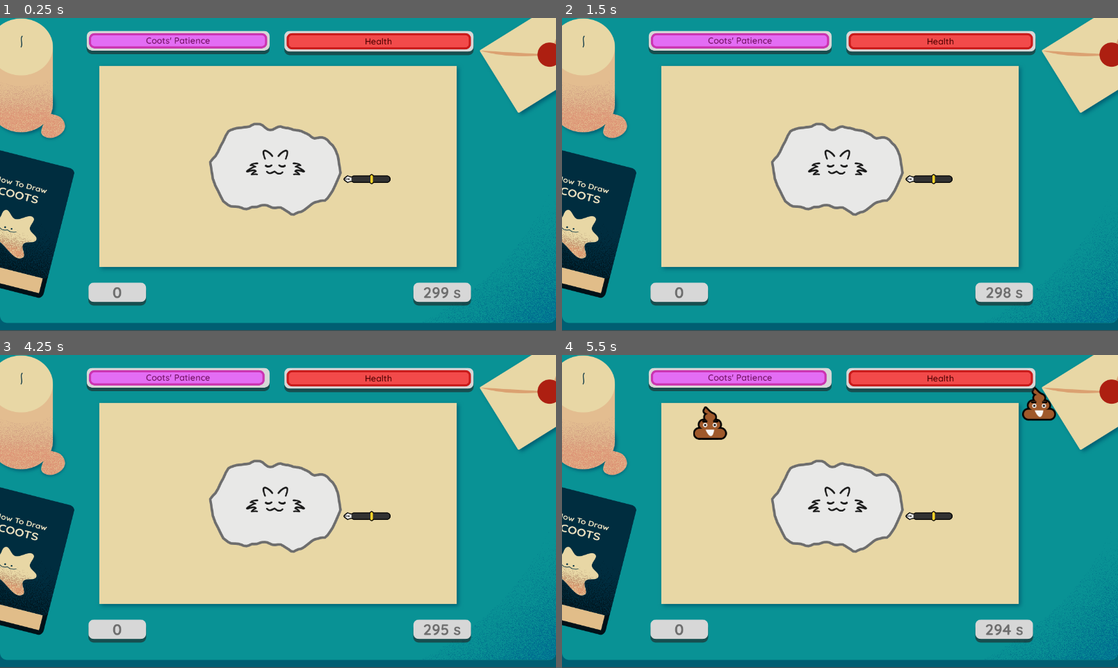
Above: before the commit, frames 1-4 (two rows, left to right).
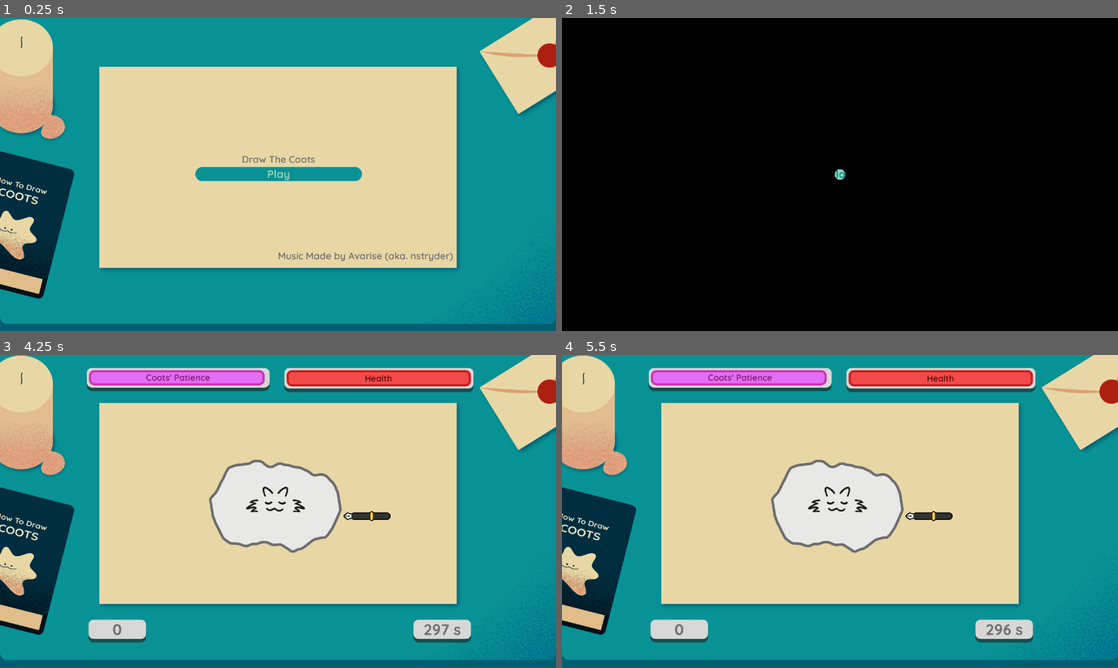
Above: after the commit, the same moments.

Repository: RechieKho/draw-the-coots
Game: Godot game, scene res://scenes/main-menu/main-menu.tscn
Two runs of this game, one before a commit and one after it. Both use one fixed random seed, a clock stepped at 60 frames per second and the inputs below. Before the commit the project starts from res://scenes/drawing-stage/drawing-stage.tscn.
Inputs (mouse positions are in pixels of both pictures, inside the frame that each line leads up to):
- Up to frame 1 (0.25 s): no input
- Up to frame 2 (1.5 s): click (840, 174) at 0.5 s, where only the run after the commit has a clickable "Play"; click (840, 174) at 1.25 s, where only the run after the commit has a clickable "Play"
- Up to frame 3 (4.25 s): move the mouse to (278, 505) at 2.02 s; click (278, 505) at 2.17 s; move the mouse to (361, 502) at 2.77 s; click (361, 502) at 2.92 s; tap Enter at 3.5 s; move the mouse to (333, 442) at 3.52 s; click (333, 442) at 3.67 s
- Up to frame 4 (5.5 s): move the mouse to (812, 574) at 4.27 s; click (812, 574) at 4.42 s; move the mouse to (1006, 558) at 5.02 s; click (1006, 558) at 5.17 s

The runs differ from the first frame. In frame 1, 15% of the frame differs, in the area x 0-100%, y 0-100%; in frame 2, 100%; in frame 3, less than 0.1%; in frame 4, 0.9%.

Commit message:
Add BGM. Add Main Menu.

Diff:
--- a/default_bus_layout.tres
+++ b/default_bus_layout.tres
@@ -2,3 +2,9 @@
 
 [resource]
 bus/0/volume_db = 1.45601
+bus/1/name = "BGM"
+bus/1/solo = false
+bus/1/mute = false
+bus/1/bypass_fx = false
+bus/1/volume_db = -3.6179
+bus/1/send = "Master"
--- a/project.godot
+++ b/project.godot
@@ -51,13 +51,14 @@
 [application]
 
 config/name="Draw the Coots"
-run/main_scene="res://scenes/drawing-stage/drawing-stage.tscn"
+run/main_scene="res://scenes/main-menu/main-menu.tscn"
 config/icon="res://icon.png"
 
 [autoload]
 
 Camera2DUtility="*res://prefabs/Camera/Camera2DUtility.gd"
 GFX="*res://prefabs/GFX/GFX.gd"
+BGM="*res://scripts/BGM.gd"
 
 [display]
 
--- a/scenes/dead/dead.gd
+++ b/scenes/dead/dead.gd
@@ -2,10 +2,12 @@
 
 
 
+func _ready():
+	BGM.current_music = null
 
 func _on_RedrawButton_button_up():
 	GFX.change_scene("res://scenes/drawing-stage/drawing-stage.tscn")
 
 
 func _on_MainMenu_button_up():
-	pass # Replace with function body.
+	GFX.change_scene("res://scenes/main-menu/main-menu.tscn")
--- a/scenes/drawing-stage/drawing-stage.gd
+++ b/scenes/drawing-stage/drawing-stage.gd
@@ -15,6 +15,8 @@
 var points : PoolVector2Array = []
 
 func _ready():
+	BGM.volume_db = 0
+	BGM.current_music = preload("res://assets/audio/Morning routine.wav")
 	create_tween().tween_property(
 		$SpawnTimer, "wait_time", 1.0, difficulty_increment_duration
 	)
--- a/scenes/drawing-stage/drawing-stage.tscn
+++ b/scenes/drawing-stage/drawing-stage.tscn
@@ -14,7 +14,6 @@
 [ext_resource path="res://assets/fonts/Quicksand/static/Quicksand-Bold.ttf" type="DynamicFontData" id=12]
 [ext_resource path="res://scenes/drawing-stage/time-left-counter.gd" type="Script" id=13]
 [ext_resource path="res://scenes/drawing-stage/result.gd" type="Script" id=14]
-[ext_resource path="res://assets/audio/cat_music.ogg" type="AudioStream" id=15]
 [ext_resource path="res://scenes/drawing-stage/poop-spawner.gd" type="Script" id=16]
 [ext_resource path="res://resources/theme/default-theme.tres" type="Theme" id=17]
 
@@ -405,7 +404,6 @@
 text = "Redraw"
 
 [node name="ExitButton" type="Button" parent="UI/Result/Panel/Buttons"]
-visible = false
 margin_left = 414.0
 margin_top = 16.0
 margin_right = 456.0
@@ -413,7 +411,7 @@
 rect_pivot_offset = Vector2( 35, 0 )
 size_flags_horizontal = 6
 size_flags_vertical = 6
-text = "Exit"
+text = "Main Menu"
 
 [node name="Markings" type="CanvasLayer" parent="."]
 layer = 0
@@ -459,10 +457,6 @@
 position = Vector2( 432, 330 )
 paper_region_path = NodePath("../Markings/PaperRegion")
 
-[node name="AudioStreamPlayer" type="AudioStreamPlayer" parent="."]
-stream = ExtResource( 15 )
-autoplay = true
-
 [node name="SpawnTimer" type="Timer" parent="."]
 process_mode = 0
 wait_time = 5.0
@@ -485,6 +479,7 @@
 [connection signal="timeout" from="UI/TimeLeftCounter/DrawingTimer" to="." method="_on_Timer_timeout"]
 [connection signal="timeout" from="UI/TimeLeftCounter/DrawingTimer" to="SpawnTimer" method="stop"]
 [connection signal="button_up" from="UI/Result/Panel/Buttons/RedrawButton" to="UI/Result" method="_on_RedrawButton_button_up"]
+[connection signal="button_up" from="UI/Result/Panel/Buttons/ExitButton" to="UI/Result" method="_on_ExitButton_button_up"]
 [connection signal="area_exited" from="PenDetectors/AwayDetector" to="." method="_on_AwayDetector_area_exited"]
 [connection signal="area_entered" from="PenDetectors/ReturnDetector" to="." method="_on_ReturnDetector_area_entered"]
 [connection signal="on_lost_control" from="Coots" to="UI/Bitten" method="set_biting" binds= [ true ]]
--- a/scenes/drawing-stage/result.gd
+++ b/scenes/drawing-stage/result.gd
@@ -70,3 +70,7 @@
 
 func _on_RedrawButton_button_up():
 	GFX.change_scene("res://scenes/drawing-stage/drawing-stage.tscn")
+
+
+func _on_ExitButton_button_up():
+	GFX.change_scene("res://scenes/main-menu/main-menu.tscn")
--- /dev/null
+++ b/scenes/main-menu/main-menu.gd
@@ -0,0 +1,10 @@
+extends TextureRect
+
+
+func _ready():
+	BGM.volume_db = 0
+	BGM.current_music = preload("res://assets/audio/LoadingKitty.wav")
+
+
+func _on_Button_button_up():
+	GFX.change_scene("res://scenes/drawing-stage/drawing-stage.tscn")
--- /dev/null
+++ b/scenes/main-menu/main-menu.tscn
@@ -0,0 +1,52 @@
+[gd_scene load_steps=4 format=2]
+
+[ext_resource path="res://assets/graphics/drawing-stage-background/drawing-stage-background.png" type="Texture" id=1]
+[ext_resource path="res://resources/theme/default-theme.tres" type="Theme" id=2]
+[ext_resource path="res://scenes/main-menu/main-menu.gd" type="Script" id=3]
+
+[node name="MainMenu" type="TextureRect"]
+anchor_right = 1.0
+anchor_bottom = 1.0
+theme = ExtResource( 2 )
+texture = ExtResource( 1 )
+script = ExtResource( 3 )
+
+[node name="VBoxContainer" type="VBoxContainer" parent="."]
+anchor_left = 0.359
+anchor_top = 0.16
+anchor_right = 0.644
+anchor_bottom = 0.796
+margin_left = 0.47998
+margin_top = -0.200005
+margin_right = -0.320068
+margin_bottom = -0.120056
+alignment = 1
+
+[node name="Label" type="Label" parent="VBoxContainer"]
+margin_top = 196.0
+margin_right = 363.0
+margin_bottom = 224.0
+text = "Draw The Coots"
+align = 1
+valign = 1
+
+[node name="Button" type="Button" parent="VBoxContainer"]
+margin_top = 228.0
+margin_right = 363.0
+margin_bottom = 260.0
+text = "Play"
+
+[node name="Credit" type="Label" parent="."]
+anchor_left = 0.815
+anchor_top = 0.779
+anchor_right = 0.815
+anchor_bottom = 0.779
+margin_left = -403.2
+margin_top = -27.88
+margin_right = -0.200073
+margin_bottom = 0.119995
+text = "Music Made by Avarise (aka. nstryder)"
+align = 1
+valign = 1
+
+[connection signal="button_up" from="VBoxContainer/Button" to="." method="_on_Button_button_up"]
--- /dev/null
+++ b/scripts/BGM.gd
@@ -0,0 +1,21 @@
+extends AudioStreamPlayer
+"""An Autoload that manages background music"""
+
+### VARIABLE ###
+
+var current_music: AudioStream = null setget set_current_music
+
+### FUNCTION ###
+# --- Public ---
+
+func set_current_music(resource: AudioStream):
+	stream = resource
+	current_music = resource
+	play()
+
+
+# --- Private ---
+
+func _ready():
+	bus = "BGM"
+	pause_mode = Node.PAUSE_MODE_PROCESS
Not shown, added: assets/audio/LoadingKitty.wav.import
Not shown, added: assets/audio/Morning routine.wav.import
Not shown: 1 places in scenes/drawing-stage/drawing-stage.tscn that only renumber resources
Not shown, added: assets/audio/LoadingKitty.wav
Not shown, added: assets/audio/Morning routine.wav
